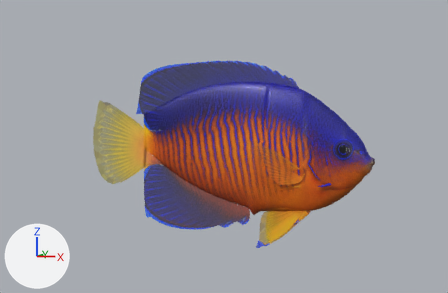
A saved change to the Blender file scripts/rotatable-aquascape/reef/model-source/bispinosa.blend.
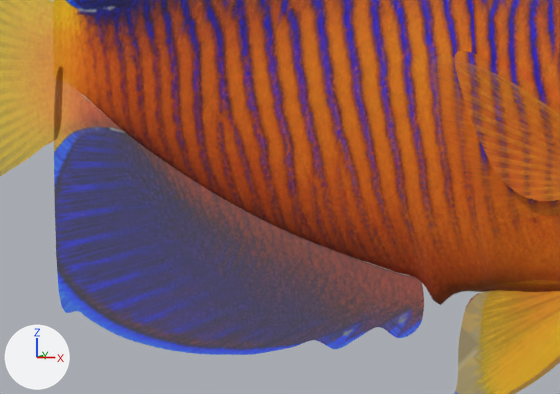
Each version appears first from the file's camera 'Model proof', and next in a close-up on the part from 29% to 64% of the width and 44% to 82% of the height. The lights are fixed; the arrows at lower left show +X, +Y and +Z. The first two pictures are the older version.

Before the edit, the objects in view are built like this:
```python
me_bispinosa__fin_0 = bpy.data.meshes.new('bispinosa__fin_0')
me_bispinosa__fin_0.from_pydata(...)  # 7104 vertices, 2368 faces; spans x -0.72..-0.487, y -0.001, z -0.169..0.176
me_bispinosa__fin_0.polygons.foreach_set('use_smooth', [True] * 2368)
me_bispinosa__fin_0.materials.append(mat_bispinosa_fin_membrane)  # picture img_bispinosa_skin_jpg
me_bispinosa__fin_2 = bpy.data.meshes.new('bispinosa__fin_2')
me_bispinosa__fin_2.from_pydata(...)  # 7824 vertices, 2608 faces; spans x -0.499..-0.037, y -0.001, z -0.348..-0.011
me_bispinosa__fin_2.polygons.foreach_set('use_smooth', [True] * 2608)
me_bispinosa__fin_2.materials.append(mat_bispinosa_fin_membrane)  # picture img_bispinosa_skin_jpg
me_bispinosa__pelvic_1 = bpy.data.meshes.new('bispinosa__pelvic_1')
me_bispinosa__pelvic_1.from_pydata(...)  # 636 vertices, 212 faces; spans x -0.22..0.002, y -0.033..0.0, z -0.158..0.001
me_bispinosa__pelvic_1.polygons.foreach_set('use_smooth', [True] * 212)
me_bispinosa__pelvic_1.materials.append(mat_bispinosa_pectoral_membrane)  # picture img_bispinosa_reference_jpg
ob_bispinosa__fin_0 = bpy.data.objects.new('bispinosa__fin_0', me_bispinosa__fin_0)
ob_bispinosa__fin_0.location = (0.0, 0.0, 0.0)
ob_bispinosa__fin_2 = bpy.data.objects.new('bispinosa__fin_2', me_bispinosa__fin_2)
ob_bispinosa__fin_2.location = (0.0, 0.0, 0.0)
ob_bispinosa__pelvic_1 = bpy.data.objects.new('bispinosa__pelvic_1', me_bispinosa__pelvic_1)
ob_bispinosa__pelvic_1.location = (0.2233, -0.0057, -0.2553)
# also in view: 'bispinosa__pectoral_1' at (0.126, -0.072, -0.059); 'bispinosa__body' at (0.002, 0.0, -0.005)
```
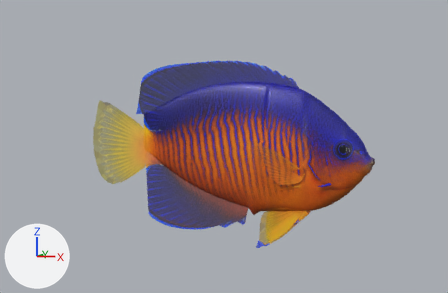
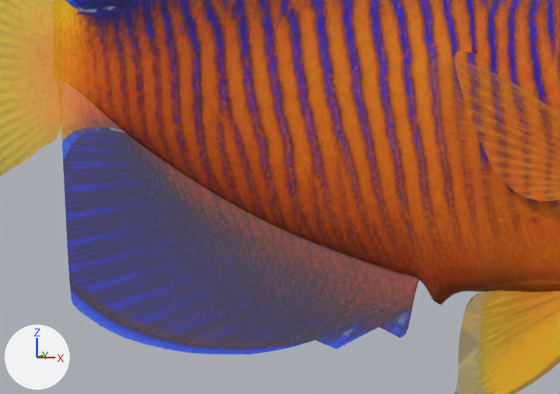
Where the change shows, as pixel boxes (x1, y1, x2, y2) in the close-ups (560 x 394 px):
'bispinosa__fin_2', reshaped: before (54, 68, 424, 355); after (56, 77, 420, 355)
part 1 of me_bispinosa__fin_2, built on: before (211, 272, 420, 337); after (56, 77, 420, 354)

What changed in the scene script:
```text
Change me_bispinosa__fin_2:
    used by ob_bispinosa__fin_2; location = (0.0, 0.0, 0.0)
    remove me_bispinosa__fin_2.from_pydata(...)  # 7824 vertices, 2608 faces; spans x -0.499..-0.037, y -0.001, z -0.348..-0.011
    add me_bispinosa__fin_2.from_pydata(...)  # 2210 vertices, 1980 faces; spans x -0.497..-0.04, y -0.002..0.0, z -0.348..-0.023
    me_bispinosa__fin_2 part 1: 1 vertex moved within x -0.044, y -0.001, z -0.249; 13 vertices removed from x -0.349..-0.041, y -0.001, z -0.326..-0.246; 2202 vertices added at x -0.497..-0.04, y -0.002..0.0, z -0.348..-0.023
    other edits to the shape of me_bispinosa__fin_2 do not show in these pictures
```
